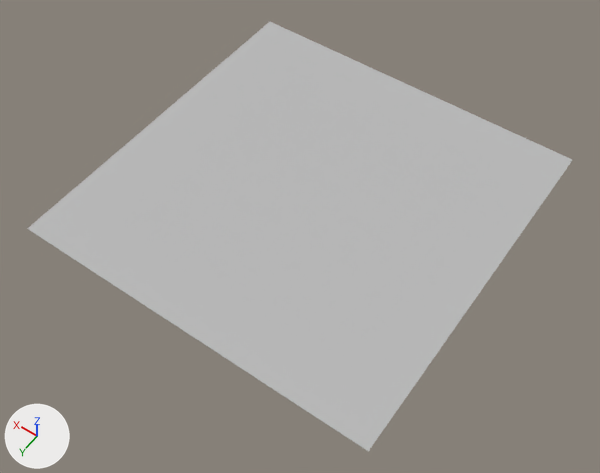
An edit to the FBX model GameTemplate/Game/Assets/modelData/background/background.fbx, drawn before and after from the same camera.
Both versions are drawn from a 50 mm camera at (-40.4, 58.6, 81.8) aimed at (-2.1, 5.0, -2.4). Lighting does not change. The marker at lower left points along +X, +Y and +Z. Where no turn or scale is listed for an object, it has been applied to the vertices.
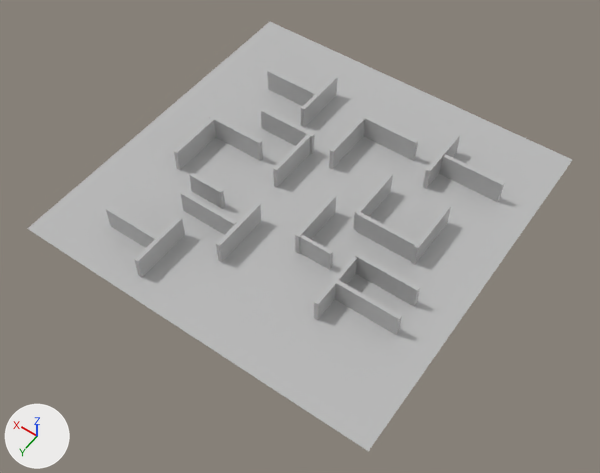
The newer file is also rescaled (x2.0) as a whole; pictures and numbers use the older file's frame.

The change, as a list of edits to the scene's bpy script:
```text
Add me_mesh_007:
    me_mesh_007.from_pydata([(-4.26, -0.27, 0.0), (4.26, -0.26, 0.0), (-4.26, 0.26, 0.0), (4.26, 0.27, 0.0), (-4.26, -0.27, 3.37), (4.26, -0.26, 3.37), (-4.26, 0.26, 3.37), (4.26, 0.27, 3.37)], [], [(0, 2, 3, 1), (4, 5, 7, 6), (0, 1, 5, 4), (1, 3, 7, 5), (3, 2, 6, 7), (2, 0, 4, 6)])
    me_mesh_007.materials.append(mat_02___default)  # grey #bcbcbc
Add ob_box030:
    ob_box030 = bpy.data.objects.new('Box030', me_mesh_014)  # a box spanning x -0.28..0.28, y -3.98..3.98, z 0.0..3.32; in mat_02___default (grey #bcbcbc)
    ob_box030.location = (-8.2, -2.3, 0.0)
Add ob_box016:
    ob_box016 = bpy.data.objects.new('Box016', me_mesh_007)
    ob_box016.location = (7.9, -6.1, 0.0)
Add ob_box031:
    ob_box031 = bpy.data.objects.new('Box031', me_mesh_014.copy())
    ob_box031.location = (0.2, -9.2, 0.0)
Add ob_box015:
    ob_box015 = bpy.data.objects.new('Box015', me_mesh_007.copy())
    ob_box015.location = (12.9, -1.1, 0.0)
Add ob_box027:
    ob_box027 = bpy.data.objects.new('Box027', me_mesh_007.copy())
    ob_box027.location = (-16.2, 11.5, 0.0)
Add ob_box038:
    ob_box038 = bpy.data.objects.new('Box038', me_mesh_014.copy())
    ob_box038.location = (8.8, 18.7, 0.0)
Add ob_box011:
    ob_box011 = bpy.data.objects.new('Box011', me_mesh_007.copy())
    ob_box011.location = (-16.4, -13.0, 0.0)
Add ob_box037:
    ob_box037 = bpy.data.objects.new('Box037', me_mesh_014.copy())
    ob_box037.location = (16.5, 2.7, 0.0)
Add ob_box035:
    ob_box035 = bpy.data.objects.new('Box035', me_mesh_014.copy())
    ob_box035.location = (-11.8, -13.5, 0.0)
Add ob_box036:
    ob_box036 = bpy.data.objects.new('Box036', me_mesh_014.copy())
    ob_box036.location = (7.8, -13.5, 0.0)
Add ob_box039:
    ob_box039 = bpy.data.objects.new('Box039', me_mesh_014.copy())
    ob_box039.location = (-16.8, -2.0, 0.0)
Add ob_box010:
    ob_box010 = bpy.data.objects.new('Box010', me_mesh_007.copy())
    ob_box010.location = (-3.8, -13.0, 0.0)
Add ob_box002:
    ob_box002 = bpy.data.objects.new('Box002', me_mesh_001)  # a box spanning x -2.56..2.56, y -0.23..0.23, z 0.0..3.21; in mat_02___default (grey #bcbcbc)
    ob_box002.location = (-6.6, 8.4, 0.0)
Add ob_box025:
    ob_box025 = bpy.data.objects.new('Box025', me_mesh_007.copy())
    ob_box025.location = (7.1, 11.5, 0.0)
Add ob_box026:
    ob_box026 = bpy.data.objects.new('Box026', me_mesh_007.copy())
    ob_box026.location = (12.9, 18.8, 0.0)
Add ob_box032:
    ob_box032 = bpy.data.objects.new('Box032', me_mesh_014.copy())
    ob_box032.location = (-4.4, 4.8, 0.0)
Add ob_box033:
    ob_box033 = bpy.data.objects.new('Box033', me_mesh_014.copy())
    ob_box033.location = (2.5, 11.4, 0.0)
Add ob_box029:
    ob_box029 = bpy.data.objects.new('Box029', me_mesh_014.copy())
    ob_box029.location = (4.2, -2.3, 0.0)
Add ob_box034:
    ob_box034 = bpy.data.objects.new('Box034', me_mesh_014.copy())
    ob_box034.location = (-11.7, 11.4, 0.0)
Add ob_box017:
    ob_box017 = bpy.data.objects.new('Box017', me_mesh_007.copy())
    ob_box017.location = (-15.9, 7.0, 0.0)
Add ob_box028:
    ob_box028 = bpy.data.objects.new('Box028', me_mesh_007.copy())
    ob_box028.location = (-12.7, 1.6, 0.0)
Add ob_box006:
    ob_box006 = bpy.data.objects.new('Box006', me_mesh_002)  # a box spanning x -2.56..2.56, y -0.27..0.27, z 0.0..3.21; in mat_02___default (grey #bcbcbc)
    ob_box006.location = (10.0, 8.4, 0.0)
Add ob_box012:
    ob_box012 = bpy.data.objects.new('Box012', me_mesh_007.copy())
    ob_box012.location = (12.0, -13.0, 0.0)
```

Location of each change, [x1, y1, x2, y2] in pixels of the pictures (600 x 473 px):
'Box027', added
    after: [335, 280, 402, 335]
'Box011', added
    after: [440, 154, 505, 202]
'Box017', added
    after: [355, 253, 420, 307]
'Box028', added
    after: [356, 212, 419, 261]
'Box038', added
    after: [134, 217, 185, 278]
'Box010', added
    after: [362, 115, 418, 161]
'Box033', added
    after: [216, 203, 261, 262]
'Box015', added
    after: [209, 115, 263, 161]
'Box025', added
    after: [180, 191, 237, 235]
'Box016', added
    after: [261, 109, 315, 154]
'Box037', added
    after: [174, 118, 216, 170]
'Box012', added
    after: [267, 69, 319, 106]
'Box026', added
    after: [106, 207, 161, 248]
'Box029', added
    after: [273, 135, 311, 187]
'Box034', added
    after: [314, 256, 357, 320]
'Box032', added
    after: [295, 194, 336, 253]
'Box036', added
    after: [301, 76, 337, 127]
'Box031', added
    after: [329, 117, 365, 169]
'Box039', added
    after: [411, 205, 451, 265]
'Box030', added
    after: [353, 173, 393, 230]
'Box006', added
    after: [189, 173, 225, 209]
'Box002', added
    after: [295, 233, 333, 270]
'Box035', added
    after: [423, 134, 460, 189]
